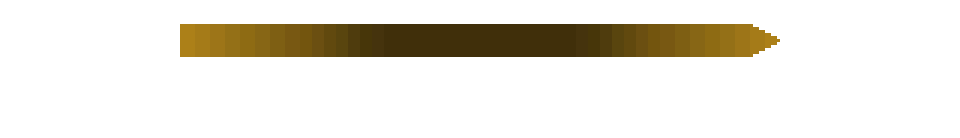
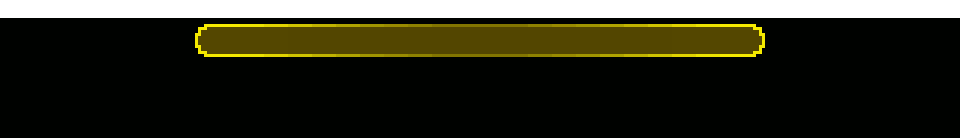
Revision of a layered 960 × 138 image; what changed, layer by layer:
removed layer "bar" over [180, 24, 780, 57]
added layer "border" above "bg" over [195, 24, 765, 57]
added layer "bg" over [0, 18, 960, 138]
